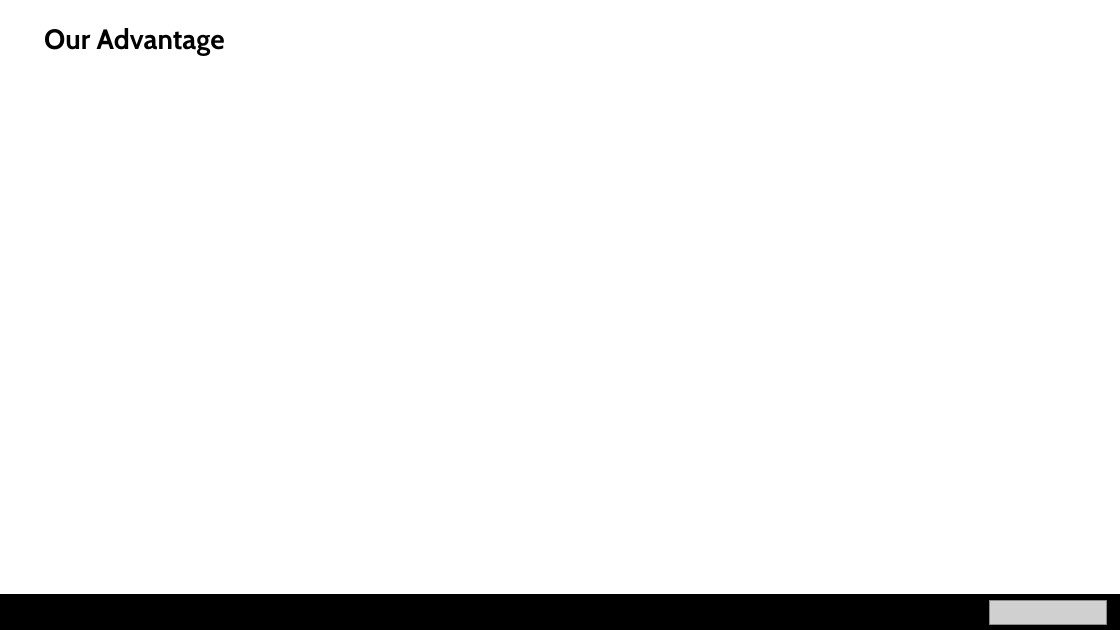
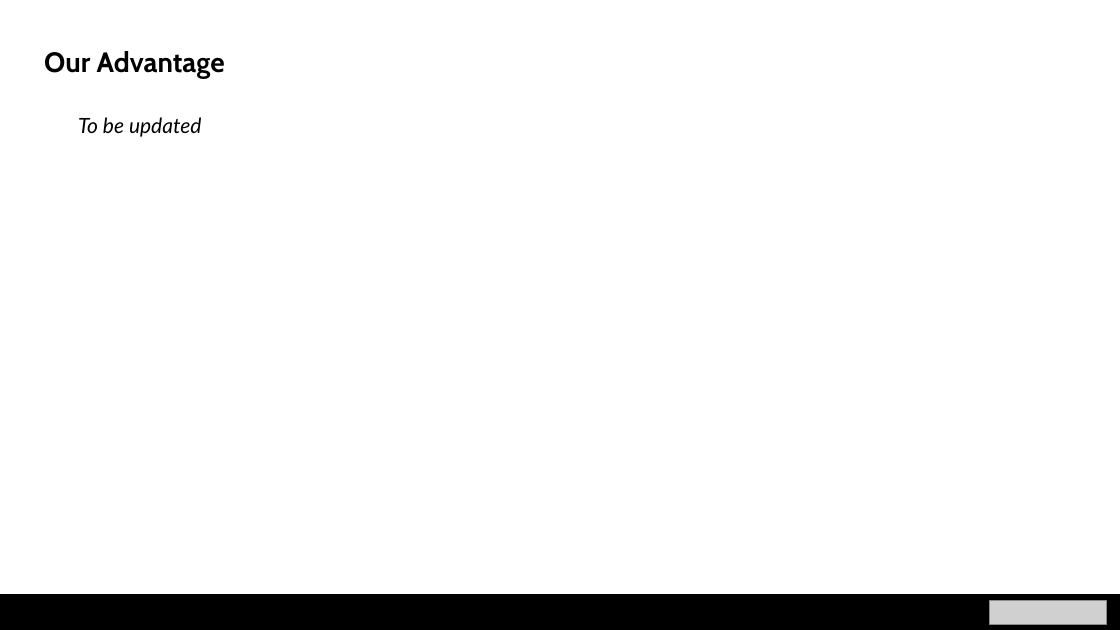
Before and after one commit to nicklewis-16/applied_algo_final, a slide deck: slide 5 of project_presentation.pptx. Drawn at 1120x630 pixels with LibreOffice and Linux fonts; fonts in the diff are those of the drawing; grey boxes stand for pictures. Boxes give left, top, right and bottom in pixels: in the first picture for what was removed or moved away, otherwise in the second. Text is boxed around its words. In the diff, an @@ line names an element or a change of style, - is before the commit and + after.

Commit message:
updated presentation

```diff
--- a/project_presentation.pptx
+++ b/project_presentation.pptx
@@ text "Our Advantage" moved from (x1=44, y1=28, x2=225, y2=55) to (x1=44, y1=51, x2=225, y2=78) @@
@@ text added at (x1=78, y1=117, x2=201, y2=137), 18 pt, text #000000, italic @@
+To be updated
```
Also in this commit, not shown: 8 other slides changed, 3 slides added, 3 slides removed, 1 other file.
